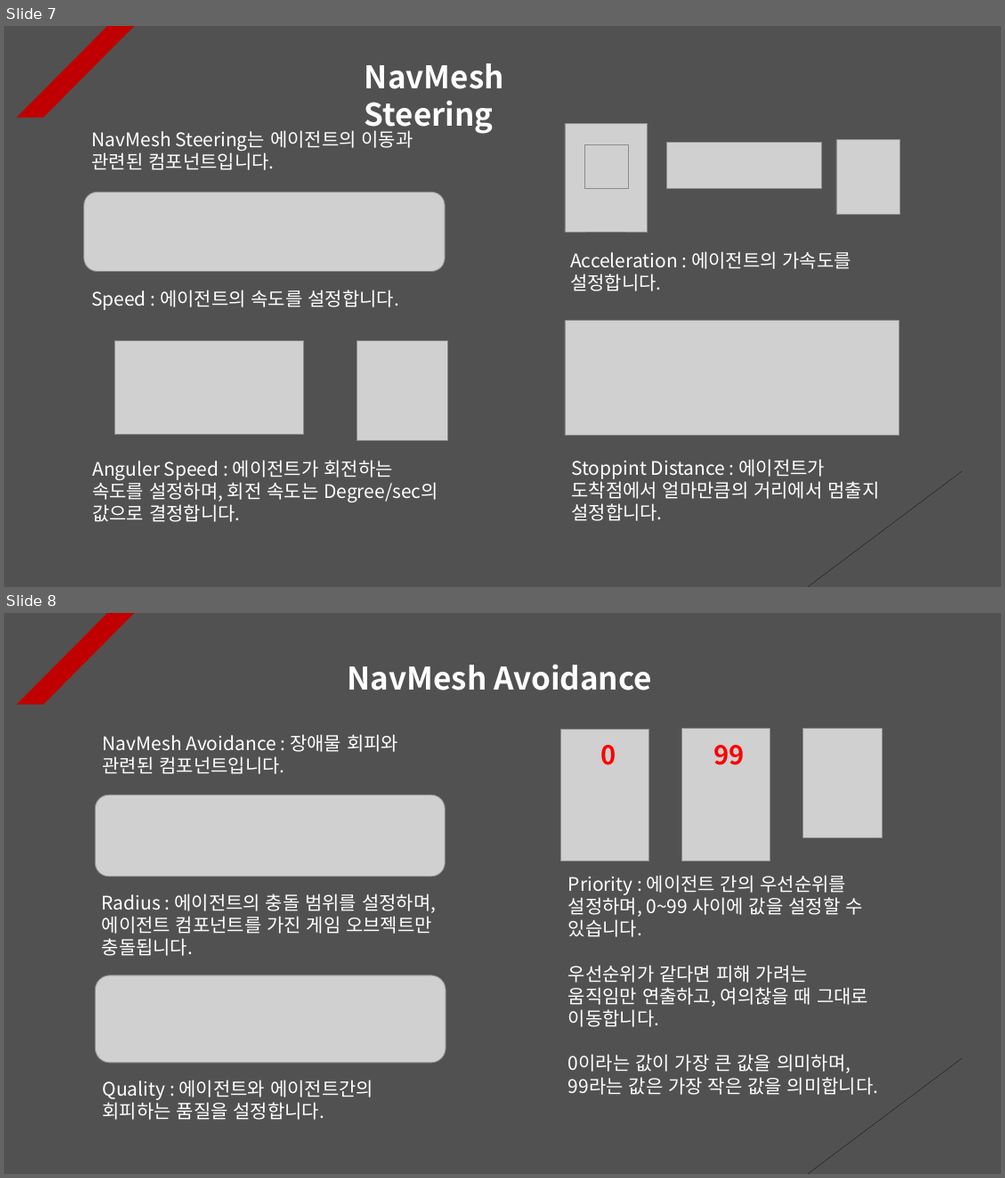
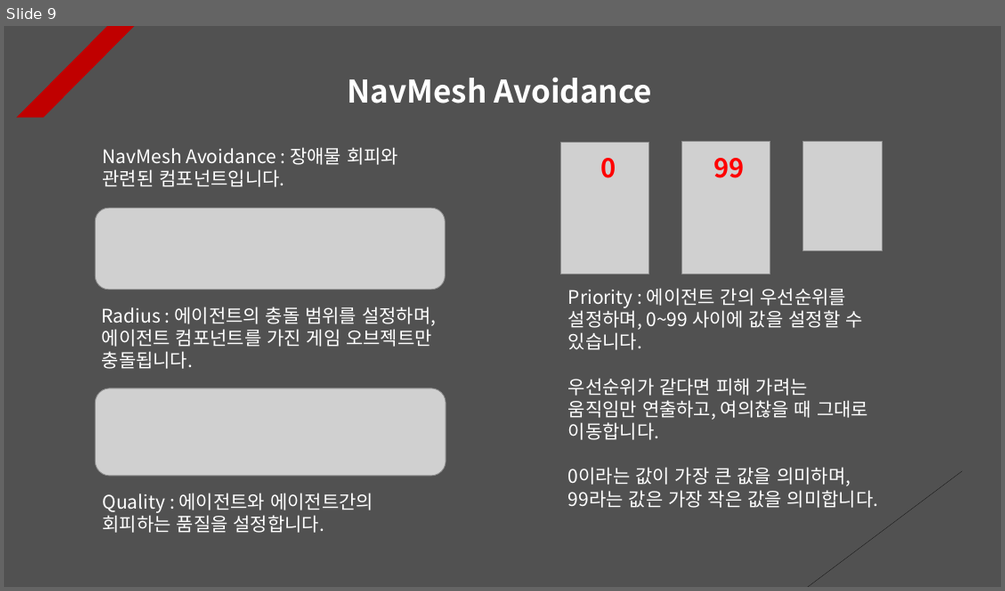
Before and after one commit to Unity2033/3D-UnityEngine, a slide deck: Assets/Class/NavMesh Obstacle/PPT Data/NavMesh Obstacle Example.pptx. Shown one above the other, each under a label of ours: slides 7 and 8 before the commit, slide 9 after it. The pictures are 1005x1178 and 1005x591 pixels, drawn with LibreOffice and Linux fonts; fonts in the diff are those of the drawing; grey boxes stand for pictures. Boxes give left, top, right and bottom in pixels: in the first picture for what was removed or moved away, otherwise in the second. Text is boxed around its words. In the diff, an @@ line names an element or a change of style, - is before the commit and + after.

```diff
--- a/Assets/Class/NavMesh Obstacle/PPT Data/NavMesh Obstacle Example.pptx
+++ b/Assets/Class/NavMesh Obstacle/PPT Data/NavMesh Obstacle Example.pptx
@@ slide 7 removed at (x1=4, y1=26, x2=1001, y2=587), background #515151; not listed: 2 template elements that a slide beside it also shows @@
@@ text removed at (x1=364, y1=63, x2=504, y2=135) @@
-NavMesh Steering
@@ text removed at (x1=92, y1=130, x2=413, y2=170) @@
-NavMesh Steering는 에이전트의 이동과 관련된 컴포넌트입니다.
@@ picture removed at (x1=565, y1=123, x2=647, y2=232) @@
@@ picture removed at (x1=585, y1=145, x2=629, y2=187) @@
@@ picture removed at (x1=667, y1=143, x2=823, y2=188) @@
@@ picture removed at (x1=836, y1=140, x2=900, y2=215) @@
@@ picture removed at (x1=84, y1=192, x2=445, y2=272) @@
@@ text removed at (x1=570, y1=251, x2=851, y2=291) @@
-Acceleration : 에이전트의 가속도를 설정합니다.
@@ text removed at (x1=91, y1=289, x2=398, y2=310) @@
-Speed : 에이전트의 속도를 설정합니다.
@@ picture removed at (x1=114, y1=341, x2=304, y2=435) @@
@@ picture removed at (x1=357, y1=341, x2=448, y2=440) @@
@@ picture removed at (x1=565, y1=321, x2=899, y2=435) @@
@@ text removed at (x1=92, y1=459, x2=438, y2=522) @@
-Anguler Speed : 에이전트가 회전하는 속도를 설정하며, 회전 속도는 Degree/sec의 값으로 결정합니다.
@@ text removed at (x1=571, y1=459, x2=879, y2=521) @@
-Stoppint Distance : 에이전트가 도착점에서 얼마만큼의 거리에서 멈출지 설정합니다.
@@ what was slide 8 is now slide 9 @@
```
Also in this commit, not shown: 8 slides changed, 2 slides added, 4 other files.
